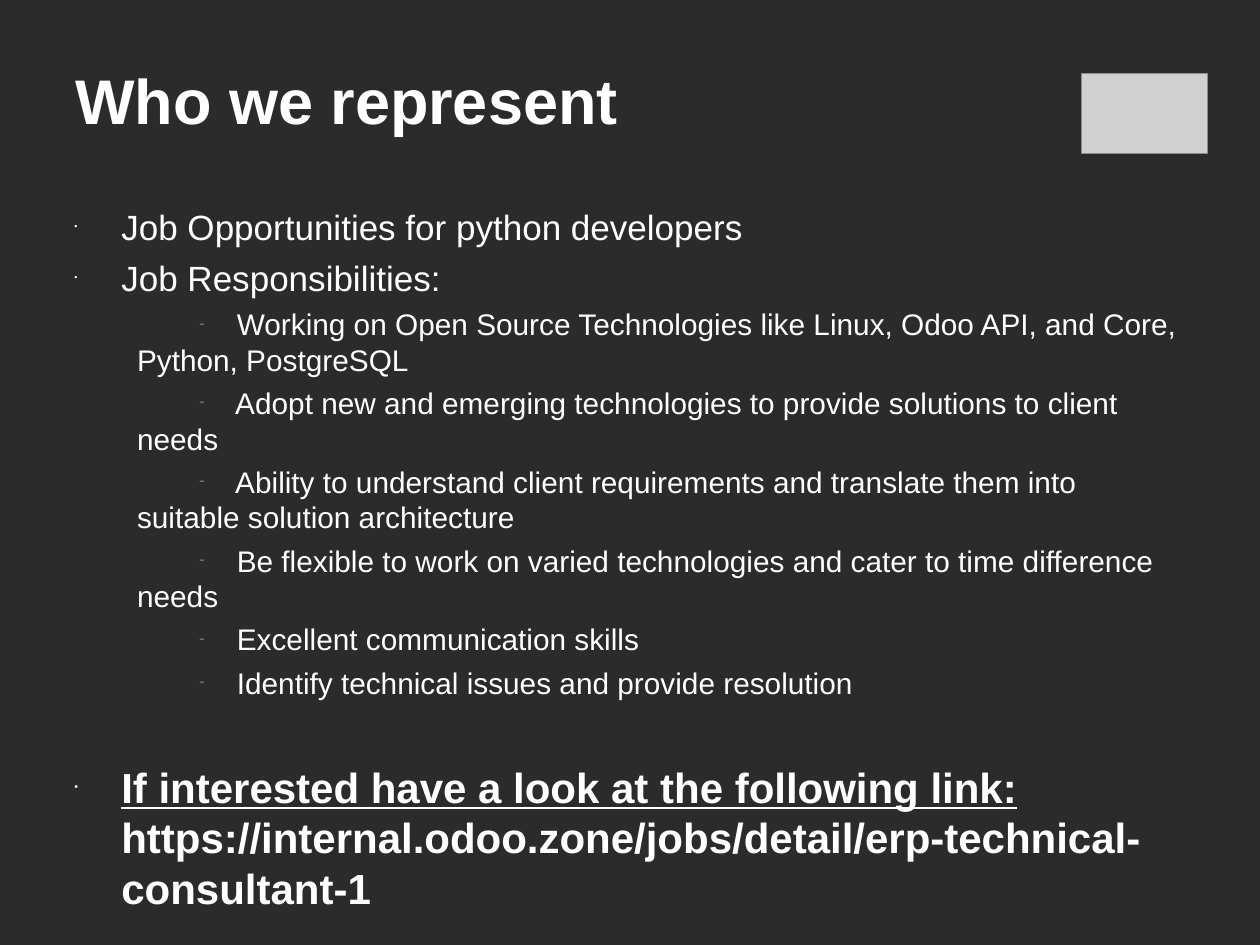
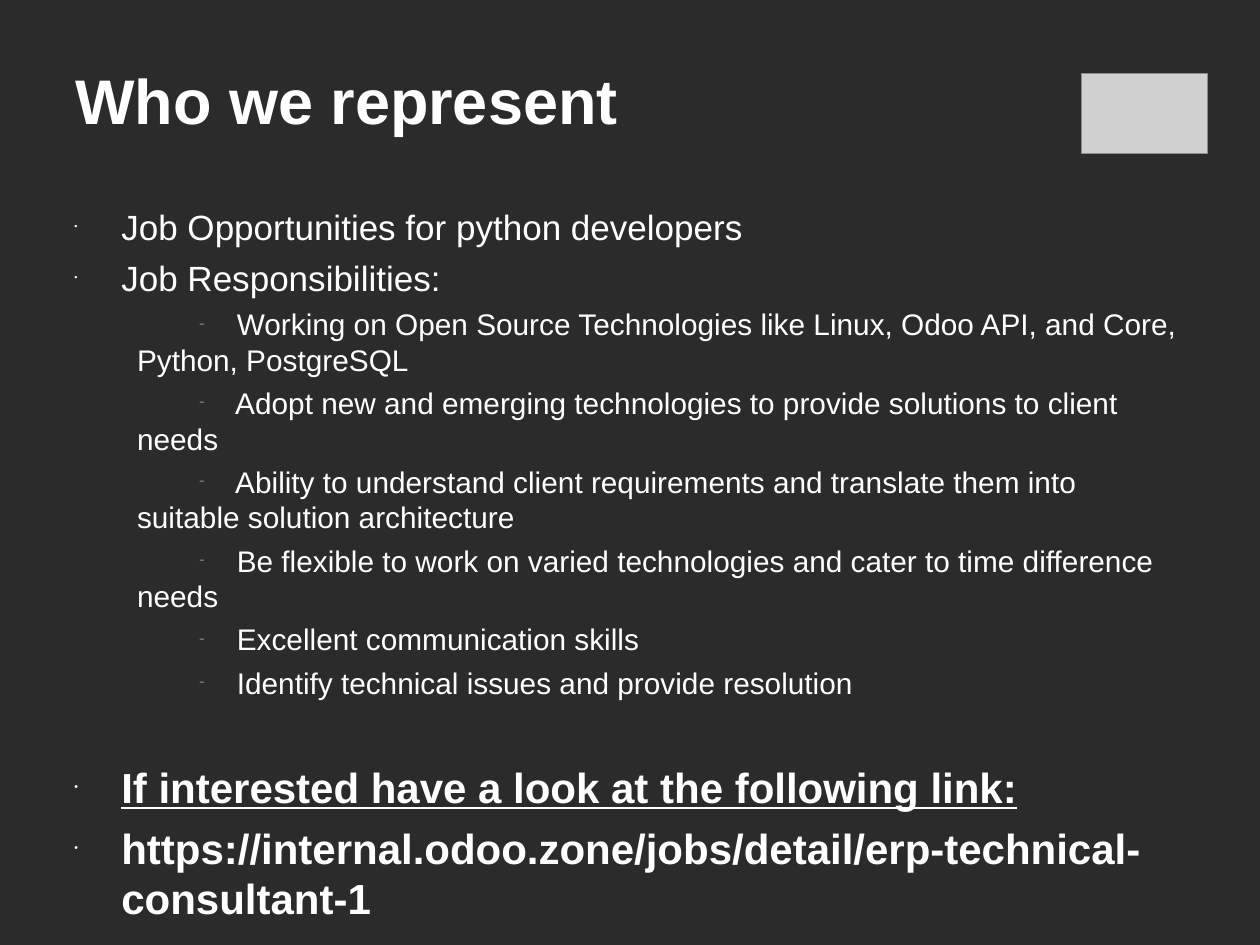
Before and after one commit to c-goosen/ctpug_11_july, a slide deck: slide 3 of Presentation/ctpug-odoo-11_july.ppt. Drawn at 1260x945 pixels with LibreOffice and Linux fonts; fonts in the diff are those of the drawing; grey boxes stand for pictures; background and template pictures are left out; a plain dark background stands for a picture behind light text. Boxes give left, top, right and bottom in pixels: in the first picture for what was removed or moved away, otherwise in the second. Text is boxed around its words. In the diff, an @@ line names an element or a change of style, - is before the commit and + after.

```diff
--- a/Presentation/ctpug-odoo-11_july.ppt
+++ b/Presentation/ctpug-odoo-11_july.ppt
@@ text at box(121, 772, 1140, 915): text changed @@
-• If interested have a look at the following link: https://internal.odoo.zone/jobs/detail/erp-technical-consultant-1
+• If interested have a look at the following link:
+• https://internal.odoo.zone/jobs/detail/erp-technical-consultant-1
```
Also in this commit, not shown: 2 other slides changed, 3 slides added.
